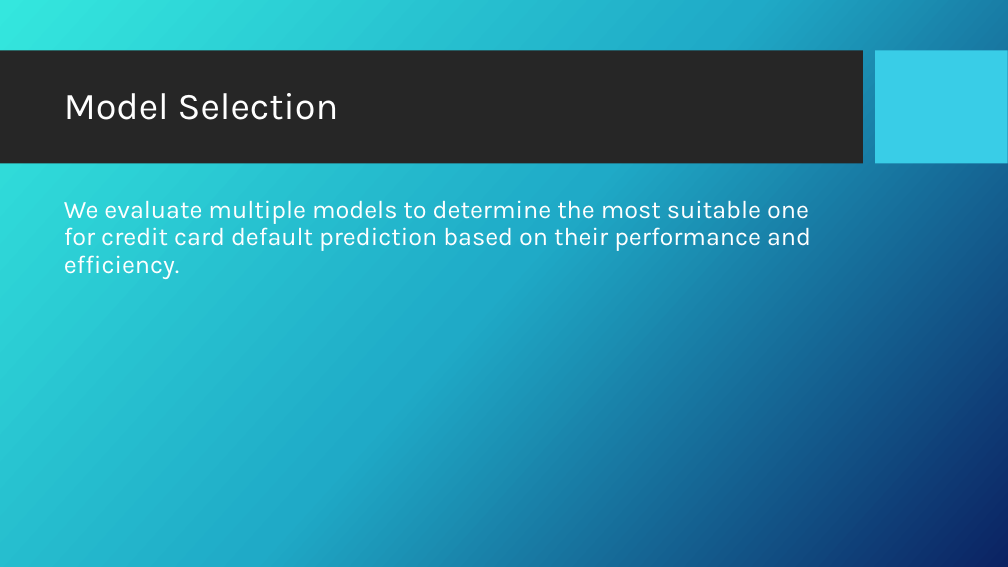
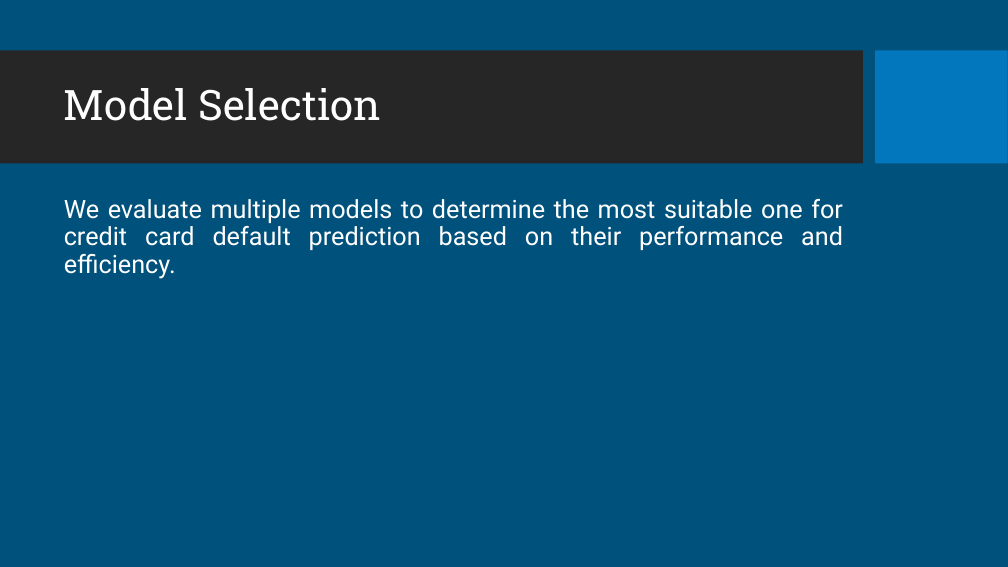
Before and after one commit to MasteriNeuron/Credit_Card, a slide deck: slide 10 of documents/DPR.pptx. Drawn at 1008x567 pixels with LibreOffice and Linux fonts; fonts in the diff are those of the drawing; background and template pictures are left out. Boxes give left, top, right and bottom in pixels: in the first picture for what was removed or moved away, otherwise in the second. Text is boxed around its words. In the diff, an @@ line names an element or a change of style, - is before the commit and + after.

```diff
--- a/documents/DPR.pptx
+++ b/documents/DPR.pptx
@@ background picture (left out) to #00517C @@
@@ rectangle at (876, 51, 1008, 164): fill #39CDE7 to #0277BD @@
@@ title "Model Selection" at (64, 88, 381, 121): size 36 to 40 pt, font Karla to Roboto Slab @@
@@ text "We evaluate multiple models to ..." at (64, 199, 843, 279): font Karla to Roboto; alignment left to justified; more space between paragraphs @@
```
Also in this commit, not shown: 11 other slides changed, 37 other files.
